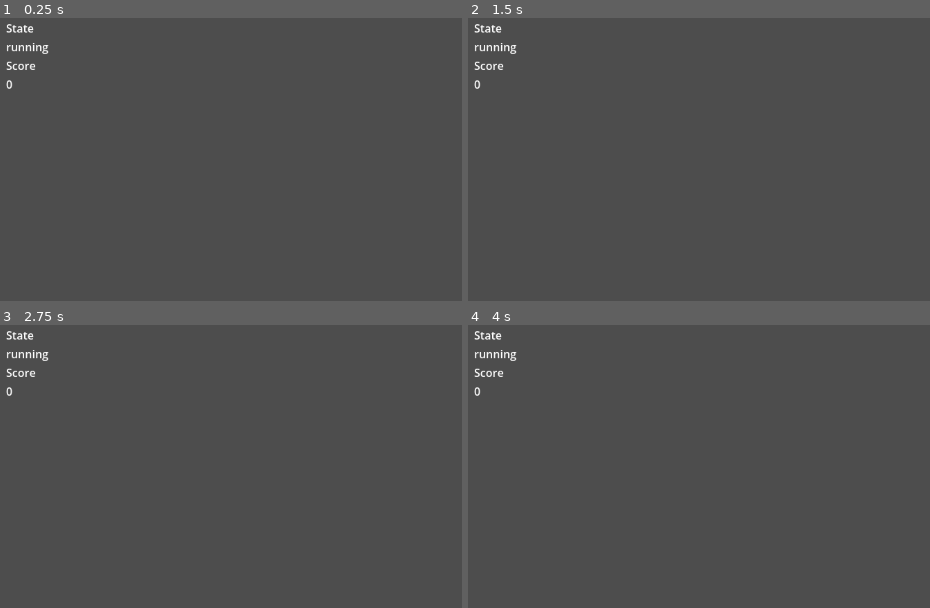
Above: before the commit, frames 1-4 (two rows, left to right).
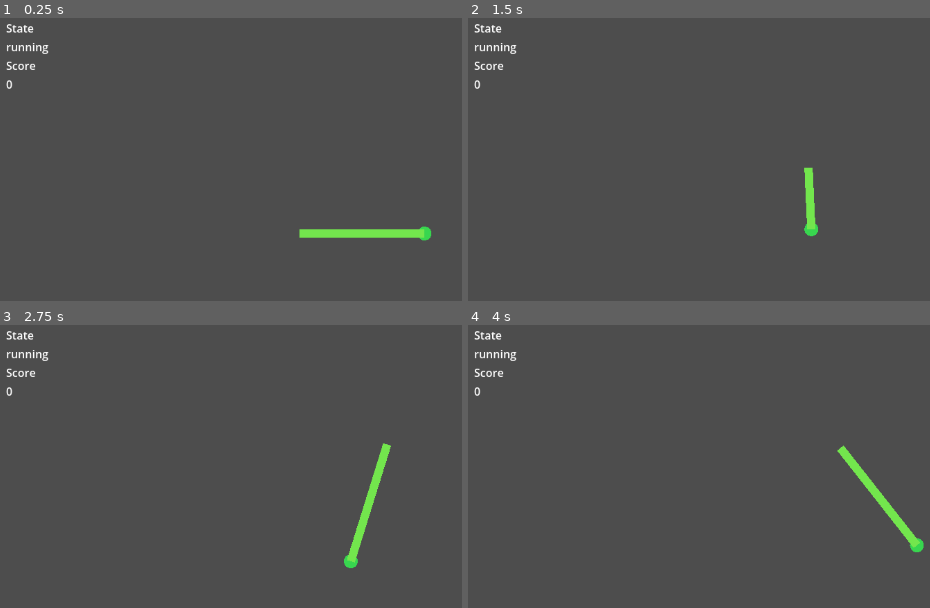
Above: after the commit, the same moments.

Repository: Jlu-waterbrother/snake_combat
Game: Godot game, scene res://scenes/main/main.tscn
Two runs of this game, one before a commit and one after it. Both use one fixed random seed, a clock stepped at 60 frames per second and the inputs below.
Inputs:
- Up to frame 1 (0.25 s): no input
- Up to frame 2 (1.5 s): tap Enter at 0.5 s; hold D (turn_right) 0.53-1.28 s; hold Shift (boost) 0.53-1.28 s; hold A (turn_left) from 1.28 s (still down); tap Shift (boost) at 1.35 s
- Up to frame 3 (2.75 s): release A (turn_left) at 2.03 s; hold D (turn_right) from 2.03 s (still down); hold Shift (boost) from 2.03 s (still down)
- Up to frame 4 (4 s): release Shift (boost) at 2.78 s; tap Shift (boost) at 2.85 s; release D (turn_right) at 3.53 s; hold A (turn_left) from 3.53 s (still down); hold Shift (boost) from 3.53 s (still down)

The runs differ from the first frame. In frame 1, 0.9% of the frame differs, in the area x 64-94%, y 73-79%; in frame 2, 0.5%; in frame 3, 0.9%; in frame 4, 0.9%.

Commit message:
feat: 实现玩家蛇移动与镜头跟随（Round 2）
- 新增玩家蛇实体与固定物理帧移动逻辑
- 支持转向、加速与蛇身轨迹跟随渲染
- SnakeManager 增加玩家蛇实例管理与位置查询
- World 增加相机跟随阻尼并接入玩家目标

Co-authored-by: Copilot <223556219+Copilot@users.noreply.github.com>

Diff:
--- /dev/null
+++ b/scenes/snake/player_snake.tscn
@@ -0,0 +1,11 @@
+[gd_scene load_steps=2 format=3]
+
+[ext_resource type="Script" path="res://scripts/snake/player_snake.gd" id="1"]
+
+[node name="PlayerSnake" type="Node2D"]
+script = ExtResource("1")
+
+[node name="BodyLine" type="Line2D" parent="."]
+width = 12.0
+default_color = Color(0.45, 0.9, 0.3, 1)
+antialiased = true
--- a/scenes/world/world.tscn
+++ b/scenes/world/world.tscn
@@ -6,6 +6,7 @@
 [ext_resource type="Resource" path="res://resources/config/default_movement_config.tres" id="4"]
 [ext_resource type="Resource" path="res://resources/config/default_food_config.tres" id="5"]
 [ext_resource type="Resource" path="res://resources/config/default_ai_config.tres" id="6"]
+[ext_resource type="PackedScene" path="res://scenes/snake/player_snake.tscn" id="7"]
 
 [node name="World" type="Node2D"]
 script = ExtResource("1")
@@ -15,10 +16,13 @@
 
 [node name="SnakeManager" type="Node" parent="."]
 script = ExtResource("2")
+player_snake_scene = ExtResource("7")
+movement_config = ExtResource("4")
 
 [node name="FoodManager" type="Node2D" parent="."]
 script = ExtResource("3")
 
 [node name="CameraRig" type="Camera2D" parent="."]
+current = true
 position_smoothing_enabled = true
 position_smoothing_speed = 5.0
--- a/scripts/managers/snake_manager.gd
+++ b/scripts/managers/snake_manager.gd
@@ -5,14 +5,44 @@
 signal snake_died(snake_id: StringName, reason: StringName)
 signal score_changed(snake_id: StringName, score: int)
 
+@export var player_snake_scene: PackedScene
+@export var movement_config: Resource
+
 var _scores: Dictionary[StringName, int] = {}
+var _snake_nodes: Dictionary[StringName, Node2D] = {}
 
 func spawn_player_snake() -> StringName:
 	var snake_id: StringName = &"player"
+	if _snake_nodes.has(snake_id):
+		push_warning("Player snake is already spawned.")
+		return snake_id
+
+	if player_snake_scene == null:
+		push_error("player_snake_scene is not assigned on SnakeManager.")
+		return &""
+
+	var snake_node := player_snake_scene.instantiate() as Node2D
+	if snake_node == null:
+		push_error("player_snake_scene must instantiate to Node2D.")
+		return &""
+
+	if snake_node.has_method("set_movement_config"):
+		snake_node.call("set_movement_config", movement_config)
+
+	add_child(snake_node)
+	snake_node.global_position = Vector2.ZERO
+	_snake_nodes[snake_id] = snake_node
 	_scores[snake_id] = 0
+
 	snake_spawned.emit(snake_id)
 	score_changed.emit(snake_id, 0)
 	return snake_id
+
+func set_movement_config(config: Resource) -> void:
+	movement_config = config
+	for snake_node in _snake_nodes.values():
+		if snake_node.has_method("set_movement_config"):
+			snake_node.call("set_movement_config", movement_config)
 
 func apply_food_gain(snake_id: StringName, amount: int) -> void:
 	if amount <= 0:
@@ -29,7 +59,21 @@
 	if not _scores.has(snake_id):
 		push_warning("Unknown snake_id for death event: %s" % snake_id)
 		return
+
+	if _snake_nodes.has(snake_id):
+		_snake_nodes[snake_id].queue_free()
+		_snake_nodes.erase(snake_id)
+
 	snake_died.emit(snake_id, reason)
+
+func has_snake(snake_id: StringName) -> bool:
+	return _snake_nodes.has(snake_id)
+
+func get_snake_position(snake_id: StringName) -> Vector2:
+	if not _snake_nodes.has(snake_id):
+		push_warning("Unknown snake_id for position query: %s" % snake_id)
+		return Vector2.ZERO
+	return _snake_nodes[snake_id].global_position
 
 func get_score(snake_id: StringName) -> int:
 	if not _scores.has(snake_id):
--- /dev/null
+++ b/scripts/snake/player_snake.gd
@@ -0,0 +1,100 @@
+extends Node2D
+
+@export var movement_config: Resource
+@export var default_base_speed: float = 220.0
+@export var default_boost_speed: float = 340.0
+@export var default_turn_rate_deg_per_second: float = 300.0
+@export var default_segment_spacing: float = 10.0
+@export var body_length: float = 180.0
+@export var initial_heading: Vector2 = Vector2.RIGHT
+@export var head_radius: float = 10.0
+@export var head_color: Color = Color(0.22, 0.84, 0.31)
+
+@onready var body_line: Line2D = $BodyLine
+
+var _heading: Vector2 = Vector2.RIGHT
+var _trail_points: Array[Vector2] = []
+var _segment_spacing: float = 10.0
+
+func _ready() -> void:
+	_heading = initial_heading.normalized()
+	if _heading == Vector2.ZERO:
+		_heading = Vector2.RIGHT
+
+	_trail_points = [global_position, global_position - _heading * body_length]
+	_sync_body_line()
+	queue_redraw()
+
+func _draw() -> void:
+	draw_circle(Vector2.ZERO, head_radius, head_color)
+
+func _physics_process(delta: float) -> void:
+	var base_speed: float = _config_number("base_speed", default_base_speed)
+	var boost_speed: float = _config_number("boost_speed", default_boost_speed)
+	var turn_rate_deg: float = _config_number("turn_rate_deg_per_second", default_turn_rate_deg_per_second)
+	_segment_spacing = max(_config_number("segment_spacing", default_segment_spacing), 1.0)
+
+	var turn_input: float = Input.get_axis("turn_left", "turn_right")
+	_heading = _heading.rotated(deg_to_rad(turn_rate_deg) * turn_input * delta).normalized()
+
+	var speed: float = boost_speed if Input.is_action_pressed("boost") else base_speed
+	global_position += _heading * speed * delta
+
+	_append_trail_point(global_position)
+	_trim_trail_to_length(body_length)
+	_sync_body_line()
+
+func set_movement_config(config: Resource) -> void:
+	movement_config = config
+
+func _append_trail_point(world_point: Vector2) -> void:
+	if _trail_points.is_empty():
+		_trail_points.append(world_point)
+		return
+
+	var last_point: Vector2 = _trail_points[_trail_points.size() - 1]
+	if last_point.distance_to(world_point) >= _segment_spacing:
+		_trail_points.append(world_point)
+	else:
+		_trail_points[_trail_points.size() - 1] = world_point
+
+func _trim_trail_to_length(max_length: float) -> void:
+	if _trail_points.size() < 2:
+		return
+
+	var accumulated: float = 0.0
+	var keep_index: int = _trail_points.size() - 1
+
+	for i: int in range(_trail_points.size() - 1, 0, -1):
+		var head_point: Vector2 = _trail_points[i]
+		var tail_point: Vector2 = _trail_points[i - 1]
+		var segment_length: float = head_point.distance_to(tail_point)
+
+		if accumulated + segment_length >= max_length:
+			var remaining: float = max_length - accumulated
+			if segment_length > 0.0:
+				var direction: Vector2 = (tail_point - head_point) / segment_length
+				_trail_points[i - 1] = head_point + direction * remaining
+			keep_index = i - 1
+			break
+
+		accumulated += segment_length
+		keep_index = i - 1
+
+	if keep_index > 0:
+		_trail_points = _trail_points.slice(keep_index, _trail_points.size())
+
+func _sync_body_line() -> void:
+	var local_points: PackedVector2Array = PackedVector2Array()
+	for world_point: Vector2 in _trail_points:
+		local_points.append(to_local(world_point))
+	body_line.points = local_points
+
+func _config_number(property_name: String, fallback: float) -> float:
+	if movement_config == null:
+		return fallback
+
+	var value: Variant = movement_config.get(property_name)
+	if value is float or value is int:
+		return float(value)
+	return fallback
--- a/scripts/world/world.gd
+++ b/scripts/world/world.gd
@@ -9,9 +9,13 @@
 @export var movement_config: Resource
 @export var food_config: Resource
 @export var ai_config: Resource
+@export var camera_follow_lerp_speed: float = 8.0
 
 @onready var snake_manager := $SnakeManager
 @onready var food_manager := $FoodManager
+@onready var camera_rig: Camera2D = $CameraRig
+
+var _camera_target_snake_id: StringName = &""
 
 func _ready() -> void:
 	snake_manager.snake_spawned.connect(_on_snake_spawned)
@@ -19,17 +23,34 @@
 	snake_manager.score_changed.connect(_on_score_changed)
 	food_manager.food_eaten.connect(_on_food_eaten)
 
+	snake_manager.set_movement_config(movement_config)
 	if food_config != null:
 		food_manager.initial_food_count = food_config.initial_food_count
 		food_manager.spawn_radius = food_config.spawn_radius
 
 	food_manager.bootstrap_food()
 
+func _physics_process(delta: float) -> void:
+	if _camera_target_snake_id == &"":
+		return
+	if not snake_manager.has_snake(_camera_target_snake_id):
+		return
+
+	var target_position: Vector2 = snake_manager.get_snake_position(_camera_target_snake_id)
+	var follow_weight: float = clamp(camera_follow_lerp_speed * delta, 0.0, 1.0)
+	camera_rig.global_position = camera_rig.global_position.lerp(target_position, follow_weight)
+
 func start_match() -> void:
-	snake_manager.spawn_player_snake()
+	var player_snake_id: StringName = snake_manager.spawn_player_snake()
+	if player_snake_id == &"":
+		push_error("Failed to spawn player snake.")
+		return
+
+	_camera_target_snake_id = player_snake_id
 	_set_match_state(&"running")
 
 func stop_match() -> void:
+	_camera_target_snake_id = &""
 	_set_match_state(&"stopped")
 
 func _on_food_eaten(snake_id: StringName, amount: int) -> void:
Not shown: 1 places in scenes/world/world.tscn that only renumber resources
